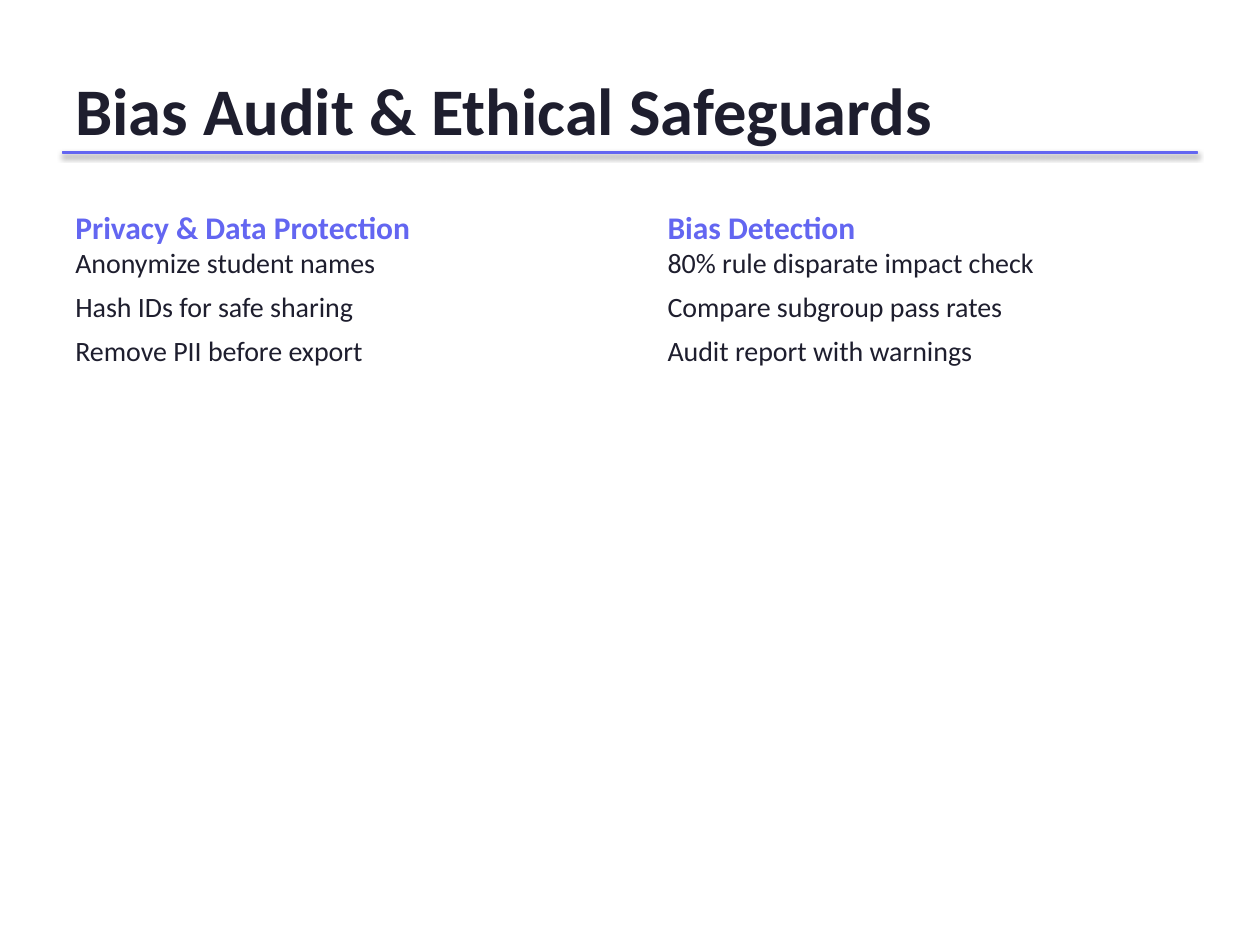
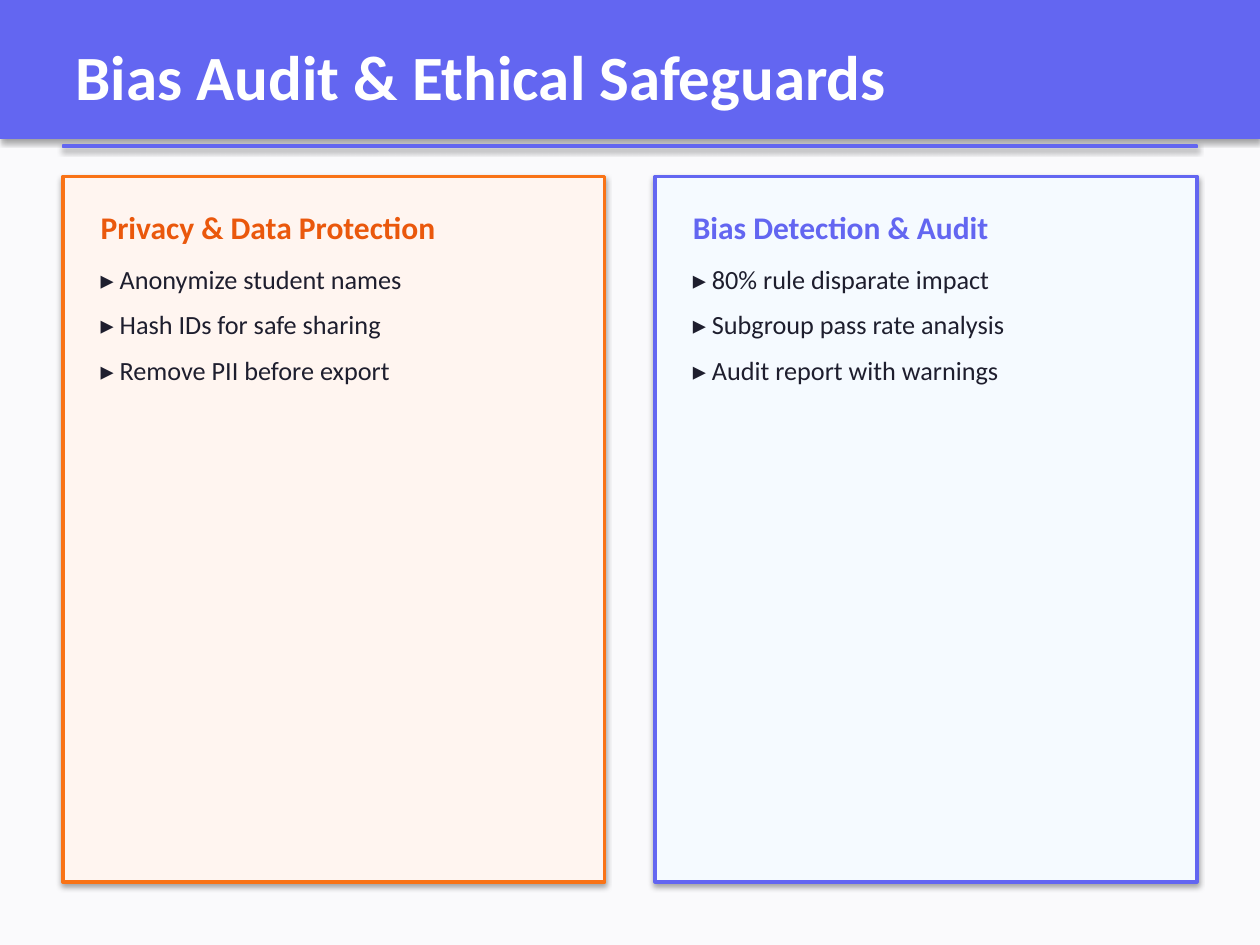
Before and after one commit to CatSolo05/Automation_assesment_task3, a slide deck: slide 6 of Academic Predictor Presentation.pptx. Drawn at 1260x945 pixels with LibreOffice and Linux fonts; fonts in the diff are those of the drawing. Boxes give left, top, right and bottom in pixels: in the first picture for what was removed or moved away, otherwise in the second. Text is boxed around its words. In the diff, an @@ line names an element or a change of style, - is before the commit and + after.

Commit message:
Add enhanced formatting: colored backgrounds, shapes, content windows, and styling

```diff
--- a/Academic Predictor Presentation.pptx
+++ b/Academic Predictor Presentation.pptx
@@ rectangle: place and size @@
-rectangle at (63, 151, 1197, 154)
+rectangle at (0, 0, 1260, 139)
@@ rectangle added at (0, 0, 1260, 945), fill #FAFAFC, outline #FAFAFC 0.75 pt @@
@@ text "Bias Audit & Ethical Safeguards": place and size @@
-text "Bias Audit & Ethical Safeguards" at (75, 88, 931, 147)
+text "Bias Audit & Ethical Safeguards" at (75, 56, 886, 111)
@@ text "Bias Audit & Ethical Safeguards" at (75, 56, 886, 111): size 38 to 36 pt, text colour #1E1E2E to #FFFFFF @@
@@ rectangle added at (63, 145, 1197, 147), fill #6366F1, outline #6366F1 0.75 pt @@
@@ rectangle added at (63, 176, 605, 882), fill #FFF5F0, outline #F97316 2 pt @@
@@ rectangle added at (655, 176, 1197, 882), fill #F5FAFF, outline #6366F1 2 pt @@
@@ text "Privacy & Data Protection": place and size @@
-text "Privacy & Data Protection" at (75, 217, 410, 366)
+text "Privacy & Data Protection" at (101, 217, 435, 385)
@@ text at (101, 217, 435, 244): text colour #6366F1 to #EA580C in "Privacy & Data Protection"; more space between paragraphs @@
@@ text at (693, 217, 1004, 385): text changed; size 16 to 15 pt @@
-Bias Detection
-80% rule disparate impact check
-Compare subgroup pass rates
-Audit report with warnings
+Bias Detection & Audit
+▸ 80% rule disparate impact
+▸ Subgroup pass rate analysis
+▸ Audit report with warnings
@@ text at (120, 270, 402, 385): text changed; size 16 to 15 pt @@
-Anonymize student names
-Hash IDs for safe sharing
-Remove PII before export
+▸ Anonymize student names
+▸ Hash IDs for safe sharing
+▸ Remove PII before export
```
Also in this commit, not shown: 6 other slides changed.
